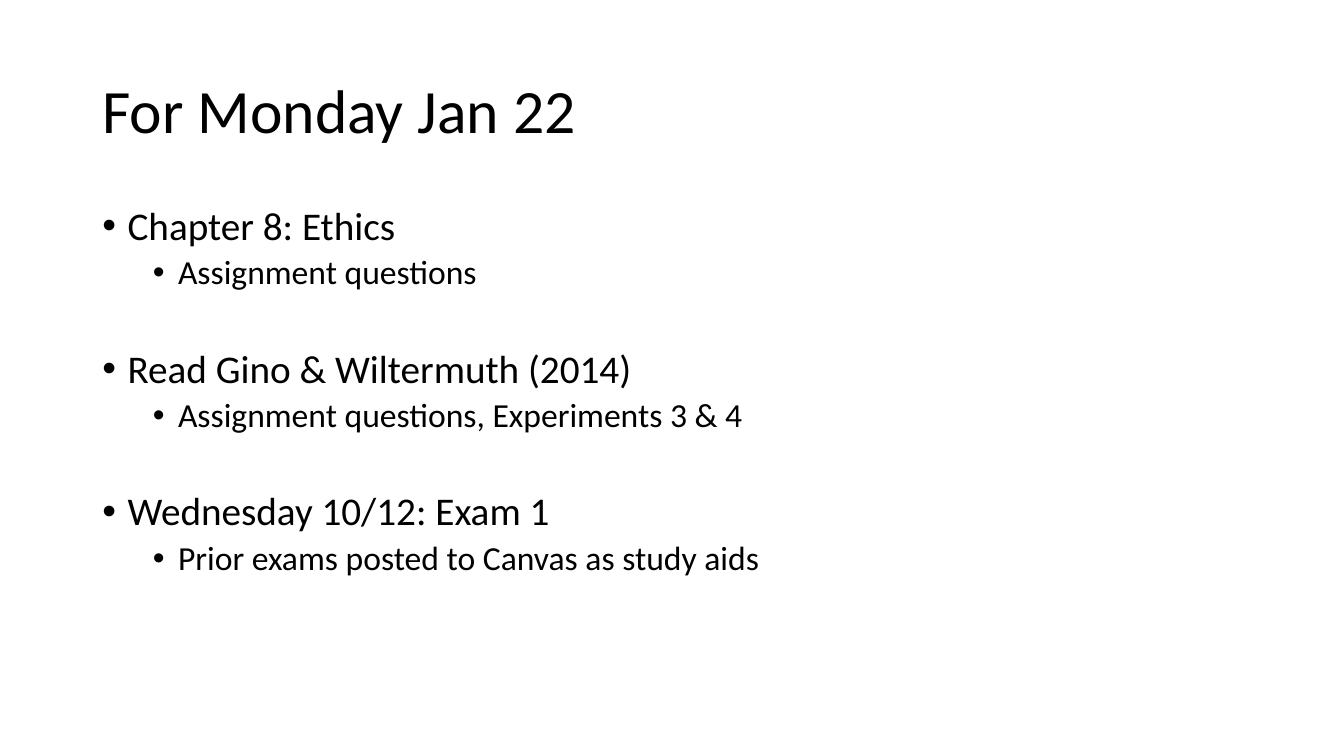
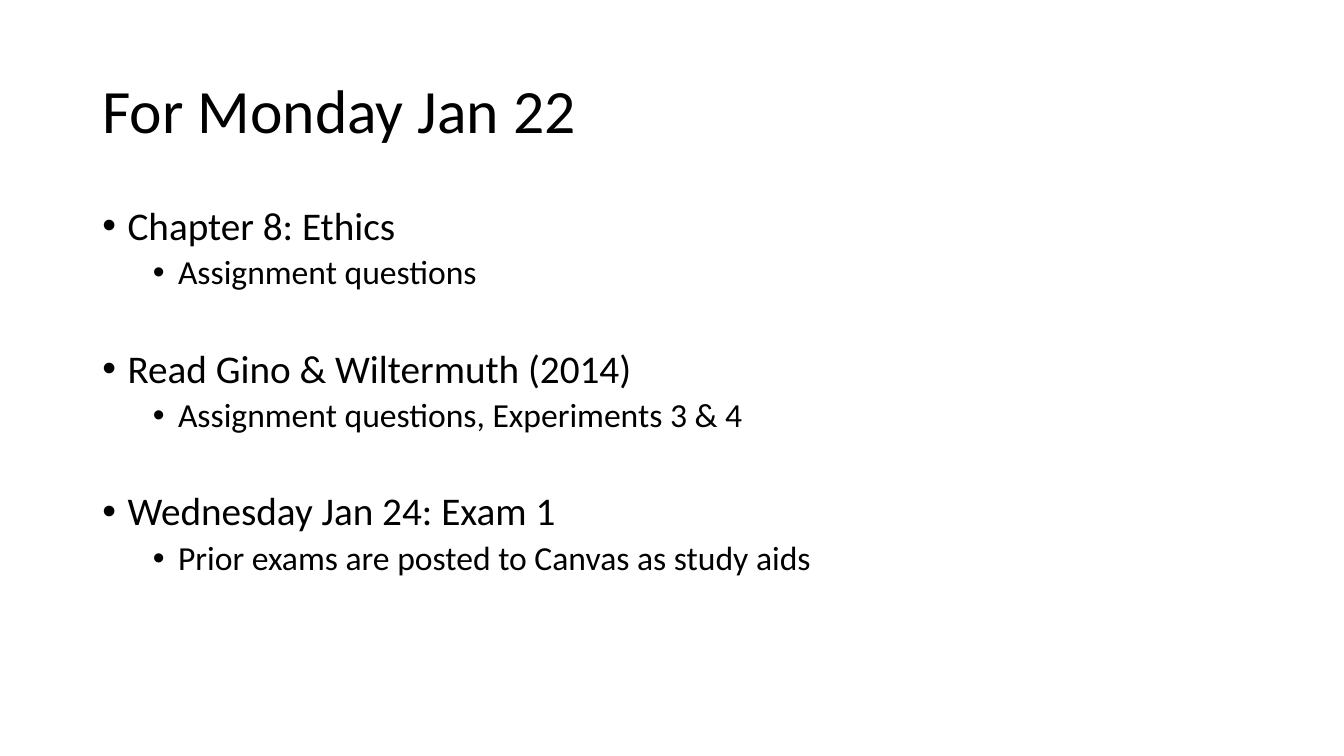
Before and after one commit to preber/Research-Methods, a slide deck: slide 10 of Class Slides 2024/Class 8.pptx (slide 17 before the commit). Drawn at 1344x756 pixels with LibreOffice and Linux fonts; fonts in the diff are those of the drawing. Boxes give left, top, right and bottom in pixels: in the first picture for what was removed or moved away, otherwise in the second. Text is boxed around its words. In the diff, an @@ line names an element or a change of style, - is before the commit and + after.

```diff
--- a/Class Slides 2024/Class 8.pptx
+++ b/Class Slides 2024/Class 8.pptx
@@ text at box(128, 497, 811, 576): text changed @@
-• Wednesday 10/12: Exam 1
-  • Prior exams posted to Canvas as study aids
+• Wednesday Jan 24: Exam 1
+  • Prior exams are posted to Canvas as study aids
```
Also in this commit, not shown: 1 other slide changed, 7 slides removed, 35 other files.
